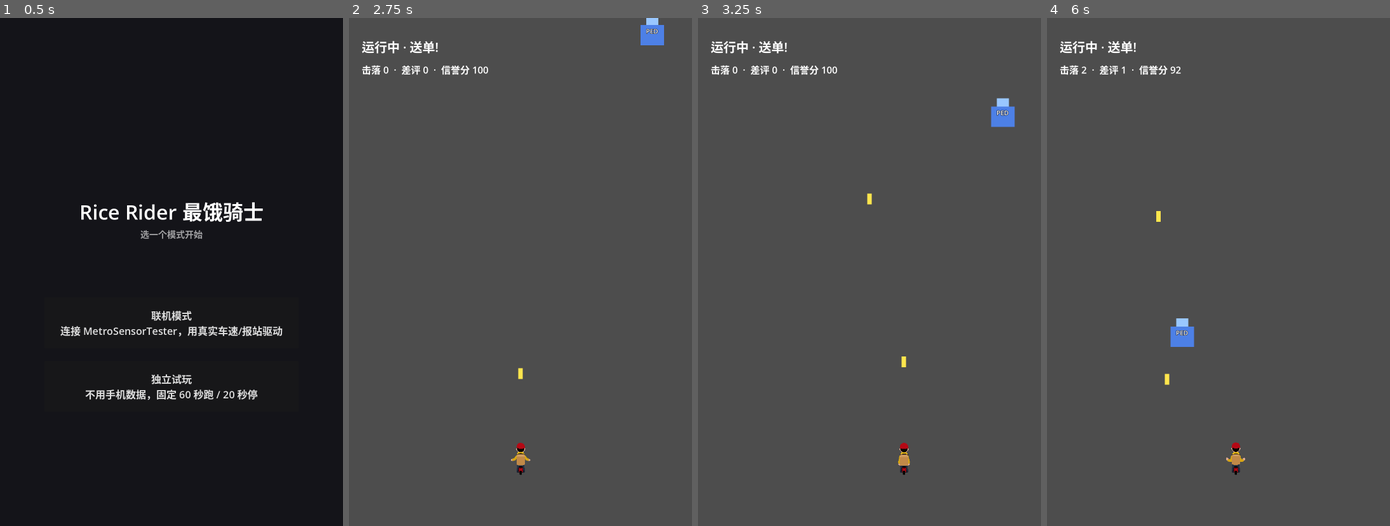
Above: before the commit, frames 1-4 (left to right).
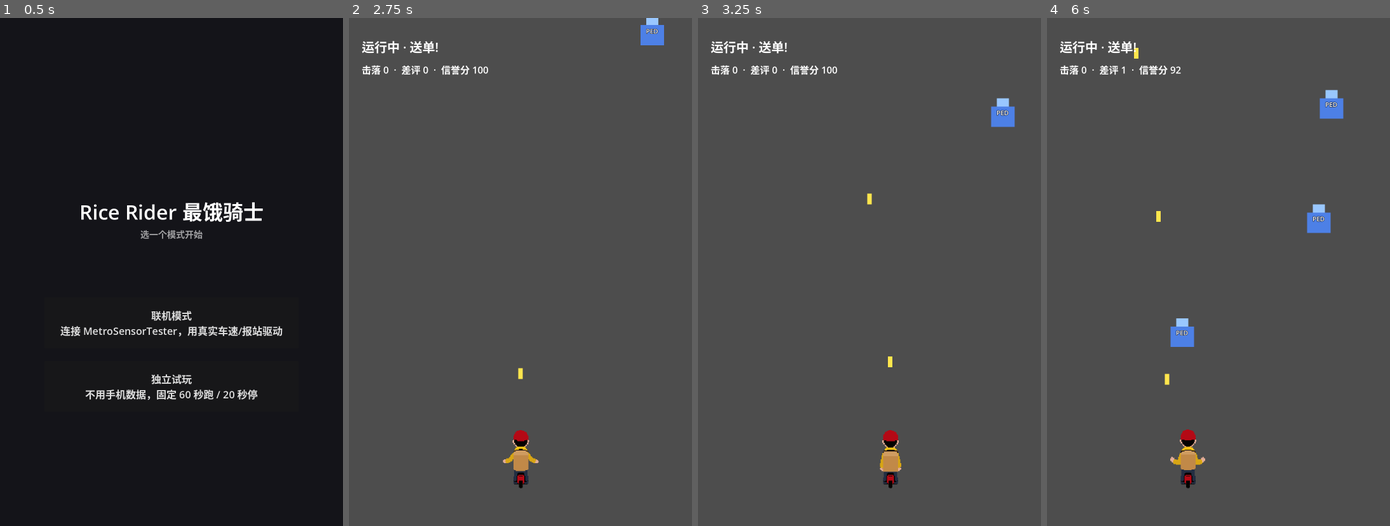
Above: after the commit, the same moments.

Repository: RadiumP/MetroSensorTester
Game: Godot game, scene res://Menu.tscn
Two runs of this game, one before a commit and one after it. Both use one fixed random seed, a clock stepped at 60 frames per second and the inputs below.
Inputs (mouse positions are in pixels of both pictures, inside the frame that each line leads up to):
- Up to frame 1 (0.5 s): no input
- Up to frame 2 (2.75 s): click "联机模式 连接 MetroSensorTester，用真实…" at 0.5 s; tap Enter at 1.25 s; move the mouse to (595, 246) at 1.27 s; click (595, 246) at 1.42 s; tap Space at 2 s; drag from (451, 297) to (503, 373) at 2.02 s
- Up to frame 3 (3.25 s): move the mouse to (903, 160) at 2.77 s; click (903, 160) at 2.92 s
- Up to frame 4 (6 s): drag from (1201, 373) to (1115, 195) at 3.52 s; move the mouse to (1321, 348) at 4.27 s; click (1321, 348) at 4.42 s; drag from (1115, 195) to (1167, 145) at 5.02 s; move the mouse to (1235, 272) at 5.77 s; click (1235, 272) at 5.92 s

Frame 1 is identical in both runs. In frame 2, 0.5% of the frame differs, in the area x 44-56%, y 81-93%; in frame 3, 0.7%; in frame 4, 1.4%, in the area x 10-87%, y 5-93%.

Commit message:
update control

Diff:
--- a/godot-link-test/Game.gd
+++ b/godot-link-test/Game.gd
@@ -10,7 +10,8 @@
 # 扶把手的场景；武器/敌人先用色块占位，正式美术和"花生米/肥宅水"等食物梗
 # 武器视觉留到下一步。完整设计见仓库根目录 RICE_RIDER_DESIGN.md。
 #
-# 操作：手指按住屏幕任意位置拖动 = 车身跟手左右移动。武器自动开火，不用按键。
+# 操作：手指按住屏幕任意位置 = 朝那个方向平滑移动过去（类似按住方向键），松手就停，
+# 不再是按哪瞬移到哪。武器自动开火，不用按键。
 
 # ==== 实地测试后需要回来调的常量 ====
 # accel_rms / gyro_rms_deg_s 的真实取值范围目前是拍的，先跑几趟地铁，对照
@@ -39,6 +40,15 @@
 @export var standalone_mode: bool = false
 @export var standalone_run_seconds: float = 60.0
 @export var standalone_station_seconds: float = 20.0
+
+# 按住屏幕时车身朝手指方向平移的速度（px/秒）——"模拟按键"手感的核心：不再是
+# 按哪瞬移到哪，而是按住之后每帧朝目标位置匀速追过去，松手立刻停，跟按住方向键
+# 松开一样干脆。数值大概是横穿 1080 宽度全屏约 1.1 秒，嫌快/慢就调这个。
+@export var player_move_speed: float = 980.0
+
+# 玩家美术相对判定框宽度的放大倍数。判定框（PLAYER_SIZE）本身不变（不影响和
+# 敌人的碰撞手感），只是贴图画得比判定框大一圈，看着更醒目、更像个正经角色。
+@export var player_visual_scale: float = 1.9
 
 enum GameState { WAITING, CALIBRATING, RACE, STATION, SUMMARY }
 enum EnemyType { HAZARD, PEDESTRIAN, RIDER }
@@ -77,7 +87,8 @@
 var player_sprite: AnimatedSprite2D
 var player_sprite_frames: SpriteFrames
 var player_x := 0.0
-var dragging := false
+var touch_active := false     # 手指/鼠标是否按住——按住才移动，松手立刻停
+var touch_target_x := 0.0     # 按住的目标 x，player_x 每帧朝它平滑追过去，不再瞬移
 var play_area_width := 1080.0
 var play_area_height := 1920.0
 
@@ -164,6 +175,7 @@
 		_advance_simulation(delta)
 
 	if game_state == GameState.RACE:
+		_update_player_movement(delta)
 		_update_race(delta)
 
 	_update_debug_label()
@@ -184,8 +196,9 @@
 	player_sprite.sprite_frames = player_sprite_frames
 	player_sprite.animation_finished.connect(_on_player_sprite_animation_finished)
 	# PixelLab 出的素材是 92px(待机)/108px(开火，手臂甩出去比 idle 帧宽) 的正方形
-	# 贴图，跟判定框宽度对齐做个统一缩放，位置往判定框上半部分放（车头朝前）。
-	var scale_factor: float = (PLAYER_SIZE.x * 1.05) / 92.0
+	# 贴图。按 player_visual_scale 把美术画得比判定框更大更醒目（判定框本身不变，
+	# 不影响跟敌人的碰撞手感），位置往判定框上半部分放（车头朝前）。
+	var scale_factor: float = (PLAYER_SIZE.x * player_visual_scale) / 92.0
 	player_sprite.scale = Vector2(scale_factor, scale_factor)
 	player_sprite.position = Vector2(PLAYER_SIZE.x * 0.5, PLAYER_SIZE.y * 0.42)
 	player_sprite.play("idle")
@@ -222,29 +235,34 @@
 	player.position = Vector2(player_x - PLAYER_SIZE.x * 0.5, play_area_height - 280.0)
 
 
-func _set_player_x(x: float) -> void:
+func _update_player_movement(delta: float) -> void:
+	if not touch_active:
+		return  # 松手不追、不滑行，跟松开方向键一样立刻停
 	var half := PLAYER_SIZE.x * 0.5
-	player_x = clamp(x, half, play_area_width - half)
+	var target: float = clamp(touch_target_x, half, play_area_width - half)
+	player_x = move_toward(player_x, target, player_move_speed * delta)
 	_reposition_player()
 
 
 func _unhandled_input(event: InputEvent) -> void:
 	if game_state != GameState.RACE:
 		return
+	# 只更新"按住的目标位置"，真正的移动放到 _update_player_movement() 里按固定
+	# 速度平滑追过去——这样按住不动也好、拖着手指跑也好，车身都不会瞬移。
 	if event is InputEventScreenTouch:
-		dragging = event.pressed
+		touch_active = event.pressed
 		if event.pressed:
-			_set_player_x(event.position.x)
+			touch_target_x = event.position.x
 	elif event is InputEventScreenDrag:
-		if dragging:
-			_set_player_x(event.position.x)
+		if touch_active:
+			touch_target_x = event.position.x
 	elif event is InputEventMouseButton and event.button_index == MOUSE_BUTTON_LEFT:
-		dragging = event.pressed
+		touch_active = event.pressed
 		if event.pressed:
-			_set_player_x(event.position.x)
+			touch_target_x = event.position.x
 	elif event is InputEventMouseMotion:
-		if dragging:
-			_set_player_x(event.position.x)
+		if touch_active:
+			touch_target_x = event.position.x
 
 
 # ==== GameLink 数据 -> 状态机 ====
@@ -313,6 +331,7 @@
 			waiting_overlay.visible = false
 			upgrade_overlay.visible = false
 			upgrade_shown_this_stop = false
+			touch_active = false  # 避免进 RACE 前残留的按住状态让车身莫名其妙自己动起来
 		GameState.STATION:
 			state_label.text = "停站 · 补给"
 			_clear_battlefield()
Not shown, added: godot-link-test/art/player/animations/peanut_shot/frame_000.png.import
Not shown, added: godot-link-test/art/player/animations/peanut_shot/frame_001.png.import
Not shown, added: godot-link-test/art/player/animations/peanut_shot/frame_002.png.import
Not shown, added: godot-link-test/art/player/animations/peanut_shot/frame_003.png.import
Not shown, added: godot-link-test/art/player/animations/peanut_shot/frame_004.png.import
Not shown, added: godot-link-test/art/player/animations/peanut_shot/frame_005.png.import
Not shown, added: godot-link-test/art/player/animations/peanut_shot/frame_006.png.import
Not shown, added: godot-link-test/art/player/animations/peanut_shot/frame_007.png.import
Not shown, added: godot-link-test/art/player/animations/peanut_shot/frame_008.png.import
Not shown, added: godot-link-test/art/player/rotations/east.png.import
Not shown, added: godot-link-test/art/player/rotations/north-east.png.import
Not shown, added: godot-link-test/art/player/rotations/north-west.png.import
(and 7 more such lines)
